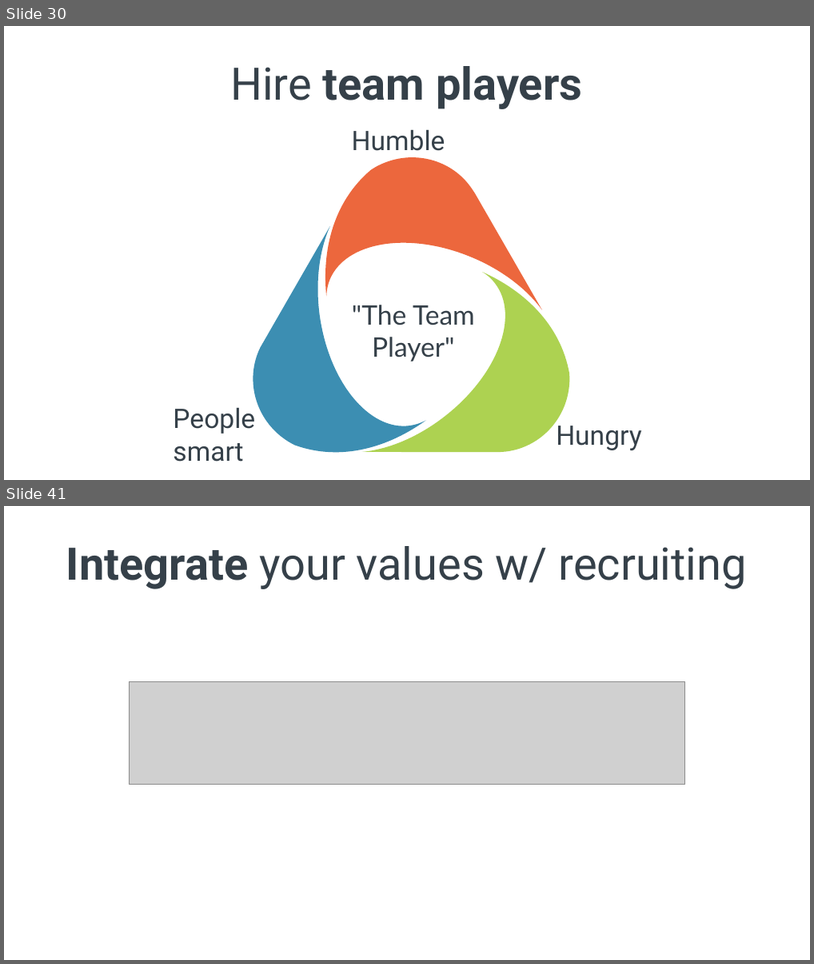
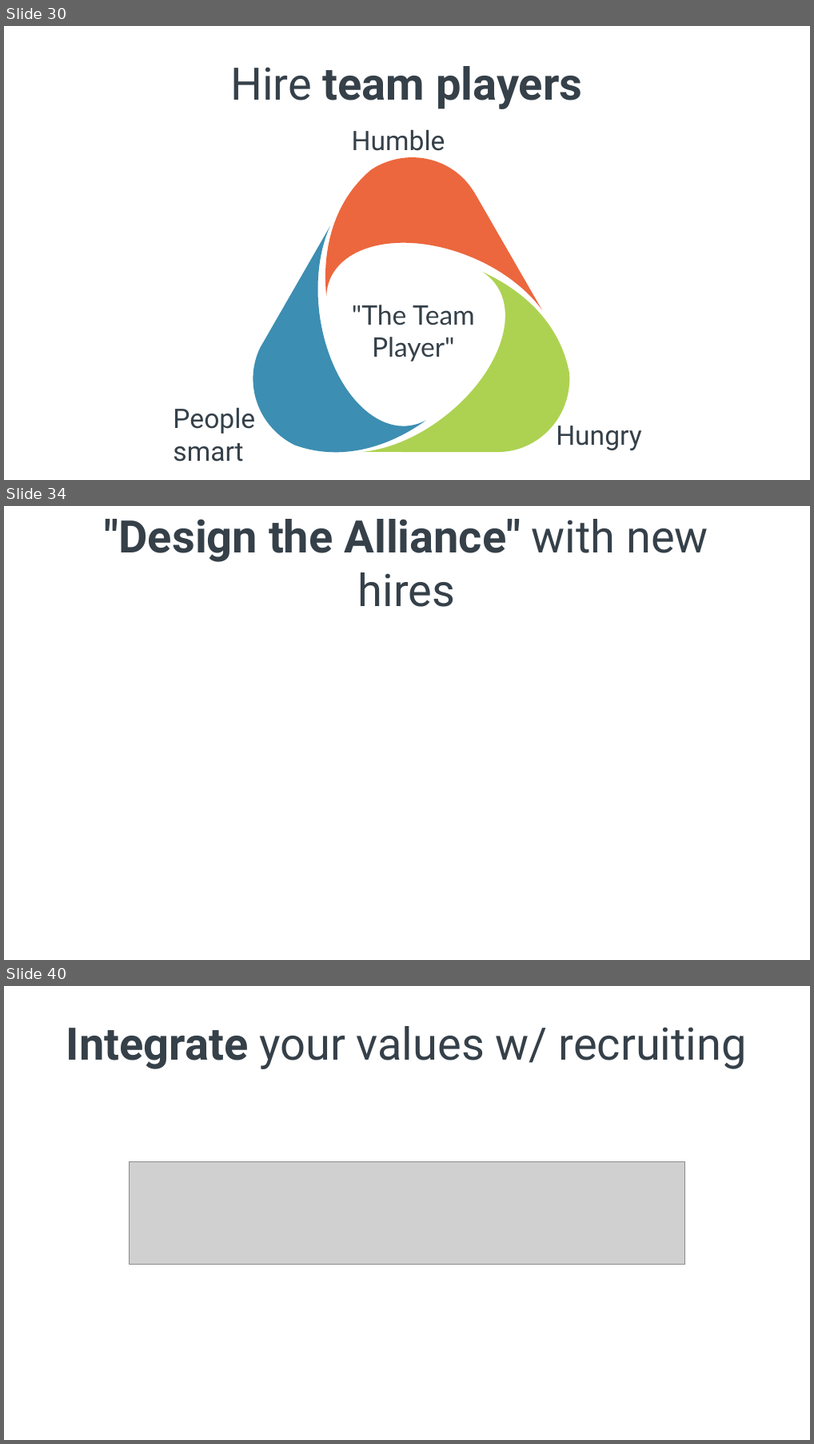
Before and after one commit to spetryjohnson/Talk---Hiring--Firing--and-Inspiring, a slide deck: Hiring, Firing, and Inspiring.pptx. Shown one above the other, each under a label of ours: slides 30 and 41 before the commit, slides 30, 34 and 40 after it; the slides between them are not shown. The pictures are 814x964 and 814x1444 pixels, drawn with LibreOffice and Linux fonts; fonts in the diff are those of the drawing; grey boxes stand for pictures. Boxes give left, top, right and bottom in pixels: in the first picture for what was removed or moved away, otherwise in the second. Text is boxed around its words. In the diff, an @@ line names an element or a change of style, - is before the commit and + after.

Commit message:
Added Design the Alliance

```diff
--- a/Hiring, Firing, and Inspiring.pptx
+++ b/Hiring, Firing, and Inspiring.pptx
@@ slide 34 added at bbox=[4, 506, 810, 960], background #FFFFFF @@
@@ title added at bbox=[105, 519, 709, 607], 40 pt, text #354049, bold @@
+"Design the Alliance" with new hires
@@ what was slide 41 is now slide 40 @@
```
Also in this commit, not shown: 6 slides changed, 1 other slide added, 10 slides removed, 1 other file.
